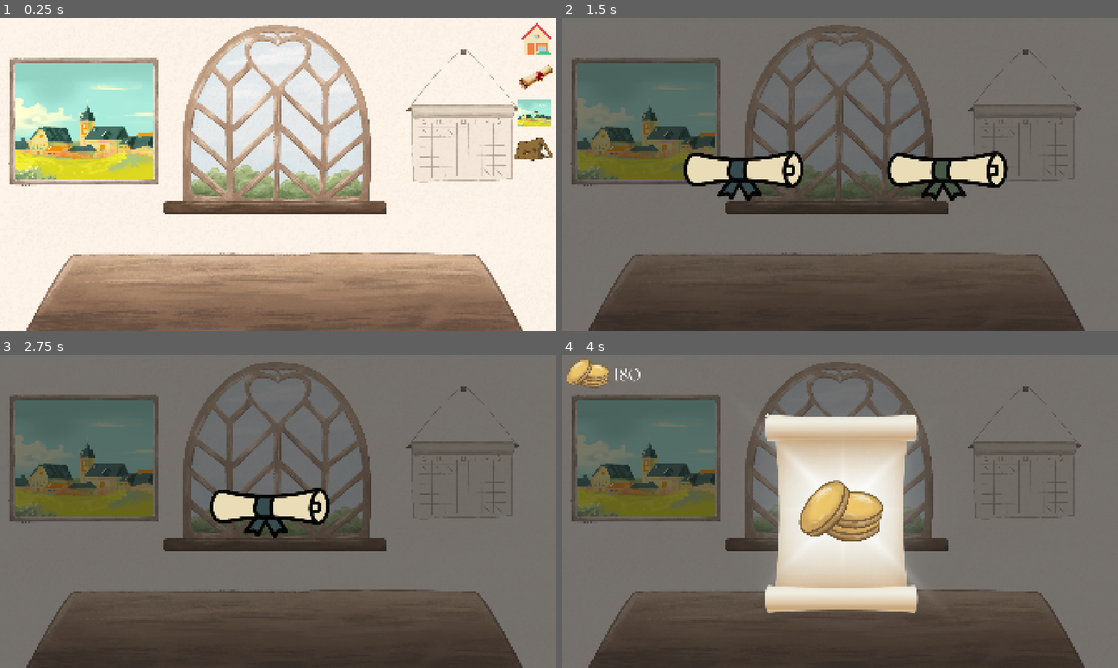
Above: before the commit, frames 1-4 (two rows, left to right).
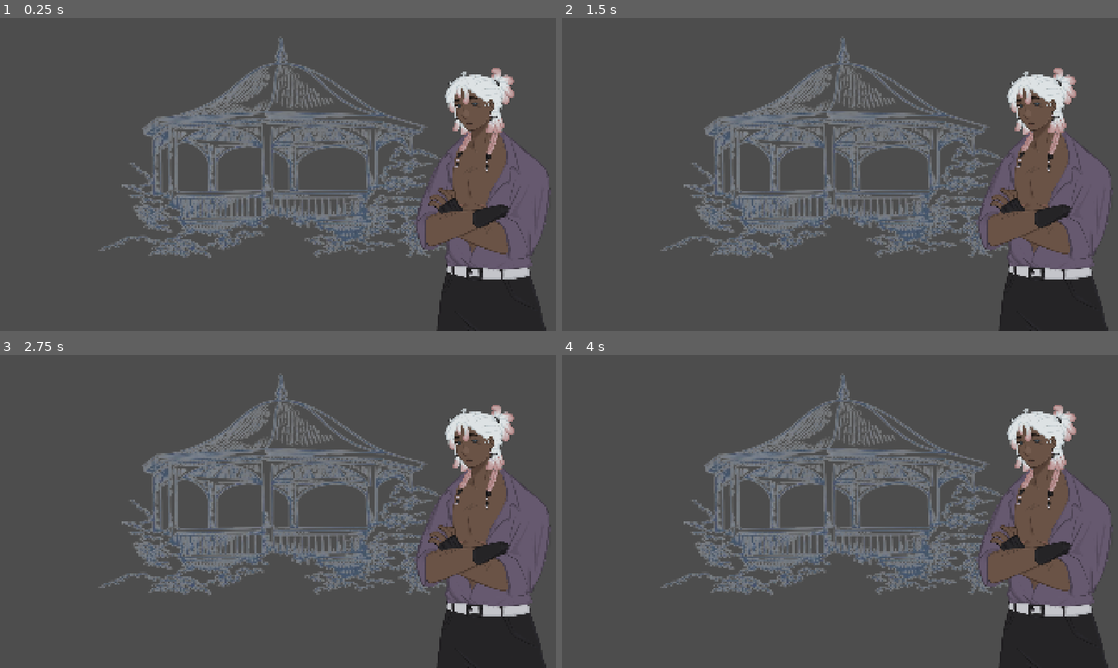
Above: after the commit, the same moments.

Repository: EliJ0y/Kingdom-Sweethearts
Game: Godot game, scene res://Scenes/dialogue.tscn
The game is run twice, just before and just after one commit, with the same random seed, the same clock (stepped at 60 frames per second) and the same inputs. Before the commit the project starts from res://Scenes/home_desk.tscn.
Inputs (mouse positions are in pixels of both pictures, inside the frame that each line leads up to):
- Up to frame 1 (0.25 s): no input
- Up to frame 2 (1.5 s): click (1095, 77) at 0.52 s; click (645, 121) at 1.27 s
- Up to frame 3 (2.75 s): click (183, 511) at 2.02 s
- Up to frame 4 (4 s): click (645, 458) at 2.77 s; click (645, 458) at 3.52 s

The runs differ from the first frame. In frame 1, 100% of the frame differs, in the area x 0-100%, y 0-100%; in frame 2, 73%; in frame 3, 72%; in frame 4, 78%.

Commit message:
dialogue scene success beginning

Diff:
--- a/kingdom-sweethearts/Scenes/dialogue.tscn
+++ b/kingdom-sweethearts/Scenes/dialogue.tscn
@@ -1,14 +1,20 @@
 [gd_scene format=3 uid="uid://bvsqho1pn4i5c"]
 
+[ext_resource type="Script" uid="uid://c51frugbjl4eq" path="res://Scripts/dialogue.gd" id="1_5mcti"]
 [ext_resource type="Texture2D" uid="uid://cf5xateryb4nj" path="res://Graphics/Gazebo_Background.png" id="1_dgfud"]
-[ext_resource type="Script" uid="uid://cwloee512tkr1" path="res://Scripts/dialogue.gd" id="1_pjl42"]
 [ext_resource type="Texture2D" uid="uid://dn0bm47p6gscl" path="res://Graphics/Dialogue Panel.png" id="2_p21q5"]
-[ext_resource type="Texture2D" uid="uid://dt5ciycb1crjg" path="res://Graphics/Characters/Silvester Idle.png" id="2_pjl42"]
+[ext_resource type="Texture2D" uid="uid://dt5ciycb1crjg" path="res://Graphics/Characters/Silvester Idle.PNG" id="2_pjl42"]
+[ext_resource type="FontFile" uid="uid://dgqasjigm6mb6" path="res://Fonts/OPTIEngraversOldEnglish.otf" id="5_5mcti"]
+
+[sub_resource type="StyleBoxTexture" id="StyleBoxTexture_4kxuq"]
+texture = ExtResource("2_p21q5")
 
 [node name="Dialogue" type="Node2D" unique_id=565725109]
-script = ExtResource("1_pjl42")
+process_mode = 3
+script = ExtResource("1_5mcti")
 
 [node name="CanvasLayer" type="CanvasLayer" parent="." unique_id=1350087754]
+process_mode = 3
 
 [node name="Gazebo BG" type="Sprite2D" parent="CanvasLayer" unique_id=1369257598]
 position = Vector2(975, 450)
@@ -16,13 +22,41 @@
 texture = ExtResource("1_dgfud")
 
 [node name="Silvester Idle" type="Sprite2D" parent="CanvasLayer" unique_id=1597908151]
-position = Vector2(1105.0001, 193)
-scale = Vector2(0.43521926, 0.43521926)
+position = Vector2(1074, 147)
+scale = Vector2(0.4598963, 0.4598963)
 texture = ExtResource("2_pjl42")
 centered = false
 
-[node name="Dialogue Panel" type="Sprite2D" parent="CanvasLayer" unique_id=661181328]
-position = Vector2(240, 700)
-scale = Vector2(1.6177778, 1.2707582)
-texture = ExtResource("2_p21q5")
-centered = false
+[node name="Dialogue Box" type="Panel" parent="CanvasLayer" unique_id=1703995752]
+custom_minimum_size = Vector2(1400, 300)
+anchors_preset = 7
+anchor_left = 0.5
+anchor_top = 1.0
+anchor_right = 0.5
+anchor_bottom = 1.0
+offset_left = -700.0
+offset_top = -360.0
+offset_right = 700.0
+offset_bottom = -60.0
+grow_horizontal = 2
+grow_vertical = 0
+theme_override_styles/panel = SubResource("StyleBoxTexture_4kxuq")
+
+[node name="MarginContainer" type="MarginContainer" parent="CanvasLayer/Dialogue Box" unique_id=1221112129]
+layout_mode = 1
+anchors_preset = 15
+anchor_right = 1.0
+anchor_bottom = 1.0
+grow_horizontal = 2
+grow_vertical = 2
+theme_override_constants/margin_left = 135
+theme_override_constants/margin_top = 50
+theme_override_constants/margin_right = 125
+theme_override_constants/margin_bottom = 50
+
+[node name="Dialogue Text" type="Label" parent="CanvasLayer/Dialogue Box/MarginContainer" unique_id=1538113817]
+layout_mode = 2
+size_flags_vertical = 1
+theme_override_colors/font_color = Color(0, 0, 0, 1)
+theme_override_fonts/font = ExtResource("5_5mcti")
+theme_override_font_sizes/font_size = 50
--- a/kingdom-sweethearts/Scripts/dialogue.gd
+++ b/kingdom-sweethearts/Scripts/dialogue.gd
@@ -1,11 +1,36 @@
 extends Node2D
 
-
-# Called when the node enters the scene tree for the first time.
-func _ready() -> void:
-	pass # Replace with function body.
+@onready var dialogue_box: Panel = $"CanvasLayer/Dialogue Box"
+@onready var dialogue_text: Label = $"CanvasLayer/Dialogue Box/MarginContainer/Dialogue Text"
 
 
-# Called every frame. 'delta' is the elapsed time since the previous frame.
-func _process(delta: float) -> void:
-	pass
+var dialogue_lines: Array[String] = []
+var current_line_index: int = 0
+var is_dialogue_active: bool = false
+
+func _ready() -> void:
+	dialogue_box.visible = false
+
+func start_dialogue(lines: Array[String]):
+	get_tree().paused = true
+
+	dialogue_box.visible = true
+	dialogue_lines = lines
+	current_line_index = 0
+	is_dialogue_active = true
+	dialogue_text.text = dialogue_lines[current_line_index]
+
+func _input(event: InputEvent) -> void:
+	if !is_dialogue_active:
+		return
+	if event.is_action_pressed("ui_accept"):
+		advance_dialogue()
+
+func advance_dialogue():
+	if current_line_index < dialogue_lines.size() - 1:
+		current_line_index += 1
+		dialogue_text.text = dialogue_lines[current_line_index]
+	else:
+		get_tree().paused = false
+		is_dialogue_active = false
+		dialogue_box.visible =  false
--- a/kingdom-sweethearts/Scripts/scrolls.gd
+++ b/kingdom-sweethearts/Scripts/scrolls.gd
@@ -35,10 +35,10 @@
 	pass
 
 func _input(event: InputEvent) -> void:
-	if Input.is_action_just_pressed("Enter") && opened_scroll_1.visible_characters > 0:
+	if Input.is_action_just_pressed("ui_accept") && opened_scroll_1.visible_characters > 0:
 		stop_text_animation = true
 		opened_scroll_1.visible_characters = -1
-	if Input.is_action_just_pressed("Enter") && opened_scroll_2.visible_characters > 0:
+	if Input.is_action_just_pressed("ui_accept") && opened_scroll_2.visible_characters > 0:
 		stop_text_animation = true
 		opened_scroll_2.visible_characters = -1
 
--- a/kingdom-sweethearts/project.godot
+++ b/kingdom-sweethearts/project.godot
@@ -11,7 +11,7 @@
 [application]
 
 config/name="Kingdom Sweethearts"
-run/main_scene="uid://5xpglr5ijuw1"
+run/main_scene="uid://bvsqho1pn4i5c"
 config/features=PackedStringArray("4.7", "Forward Plus")
 config/icon="res://icon.svg"
 
Not shown, changed: kingdom-sweethearts/Scripts/dialogue.gd.uid
